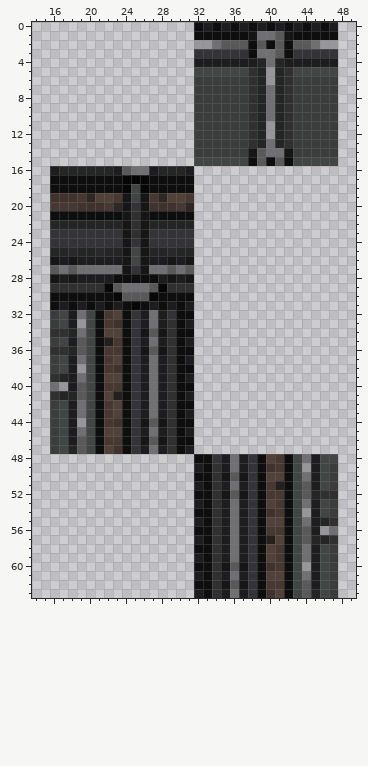
Two versions of one pixel-art sprite, Resources/Textures/Structures/Walls/solid.rsi/solid1.png. The picture above is the old version.
The file is 64x64 pixels. Colours within 5 levels of each other are drawn and written as one. Shown: x 14..49, y 0..63.
The result:
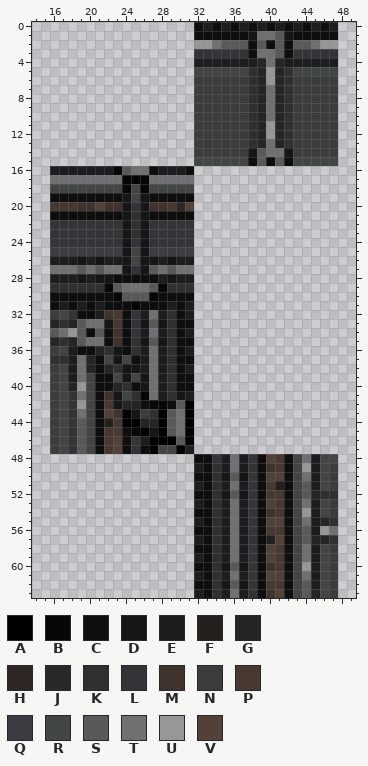
Palette (. is transparent): A #000000  B #070707  C #0e0e0f  D #161616  E #1d1d1f  F #24201e  G #232625  H #2f2724  J #29292b  K #303030  L #343438  M #40332d  N #3a3d3b  P #473931  Q #3c3c42  R #414543  S #59595a  T #707072  U #979799  V #514138
Change:
Changed rows in their new state; - is an unchanged pixel.
first column x 16:
16 -EEEEEEB---CEEEC
17 TTTTTTTT---TTTTT
18 RRRRRRRR---RRRRR
19 CCCCCCCC---CCCCC
20 -----VMM-----PHV
22 LLLLLLLL---LLLLL
25 QQQQQQQQ---QQQQQ
26 E-ED-D-----D---E
27 T-TS-S-----S---T
28 E-ED-DD--------E
31 -------C---C----
32 --LCCEMP-----K-E
33 GKGSTTDP--DSD--C
34 STUSCSCM--ETE--E
35 GKG-TTCM-KDSD--C
36 NRECCGKD-KETE--E
37 KK--G-RDRC-----C
38 ---TG-GKDD-----E
39 NR----CRDRD----C
40 NRGU--CGKCD-----
41 NRLT--MDRKB---D-
42 --LU---DGGCBBCSA
43 --L---VMADNKASTA
44 --LS--FPAAGGASTA
45 --LS--PP-BADASTA
46 --L----V--EAAASA
47 --L---PV--CARRA-
